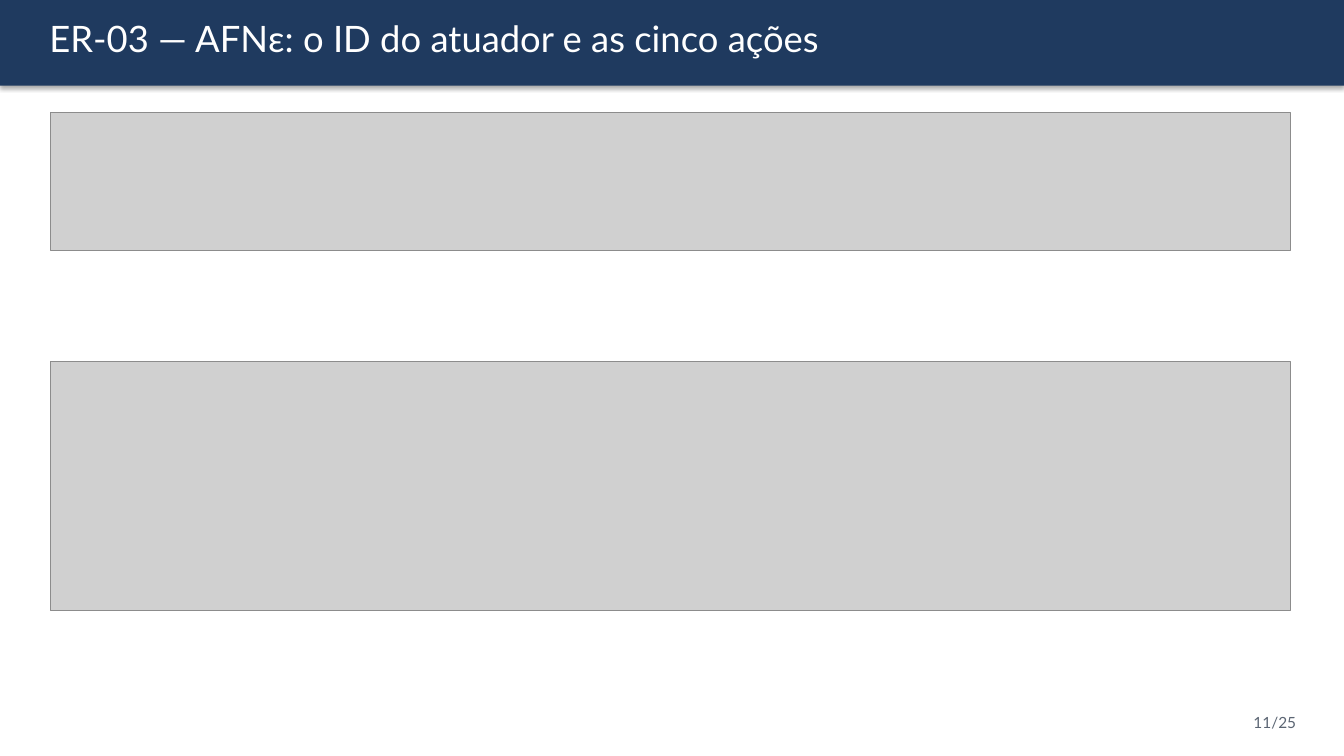
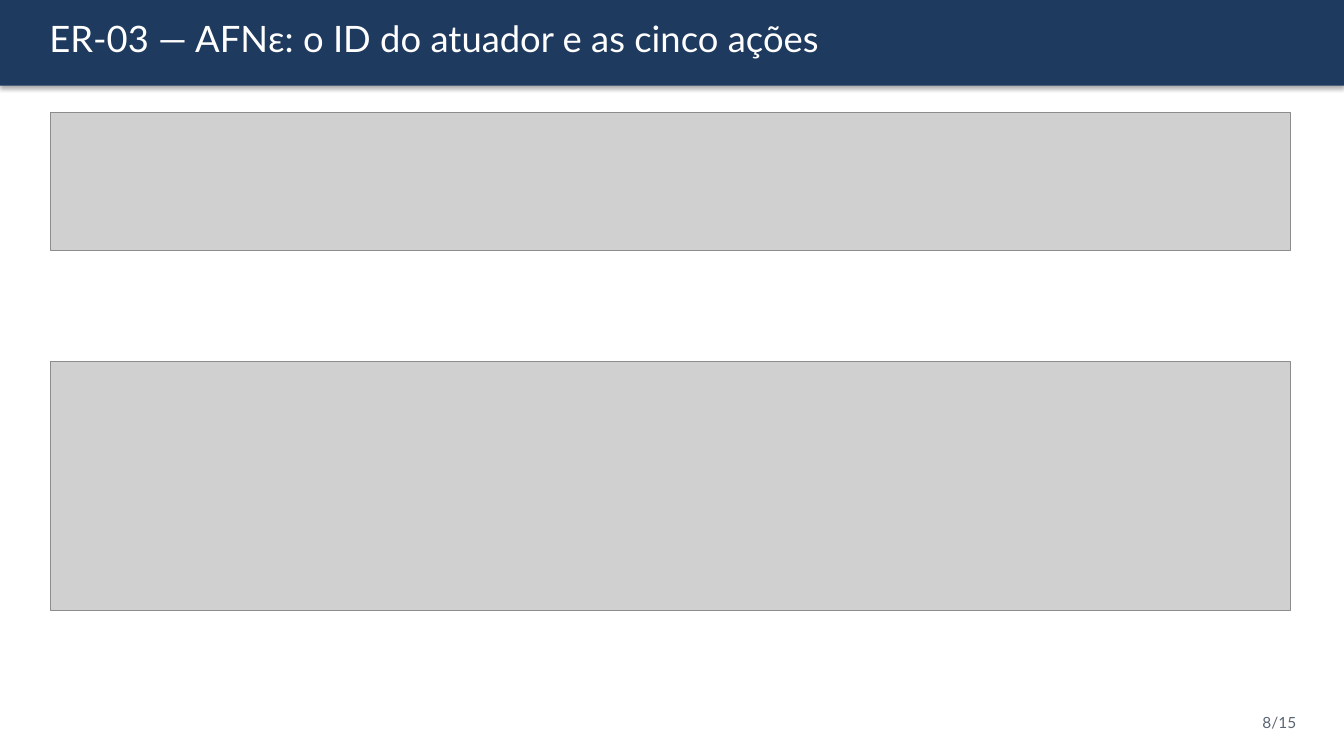
Before and after one commit to cauebarroso/Auditor-de-sensores-industriais-com-express-es-regulares, a slide deck: slide 8 of docs/Apresentacao.pptx (slide 11 before the commit). Drawn at 1344x756 pixels with LibreOffice and Linux fonts; fonts in the diff are those of the drawing; grey boxes stand for pictures. Boxes give left, top, right and bottom in pixels: in the first picture for what was removed or moved away, otherwise in the second. Text is boxed around its words. In the diff, an @@ line names an element or a change of style, - is before the commit and + after.

```diff
--- a/docs/Apresentacao.pptx
+++ b/docs/Apresentacao.pptx
@@ text at [1262,717,1296,729]: text changed @@
-11/25
+8/15
```
Also in this commit, not shown: 11 other slides changed, 2 slides added, 12 slides removed, 4 other files.
